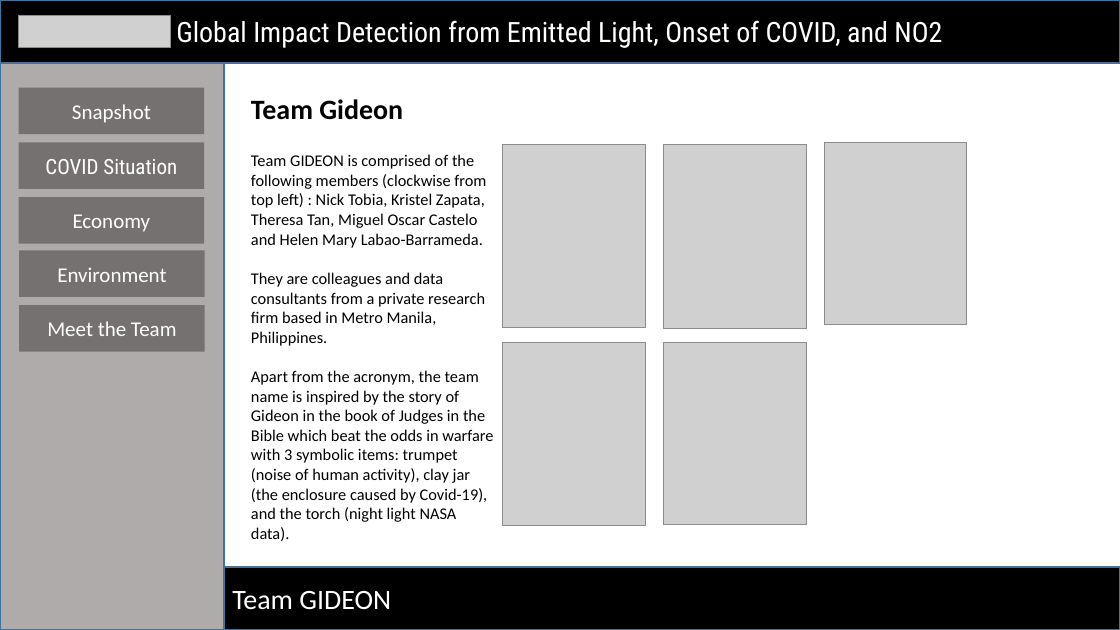
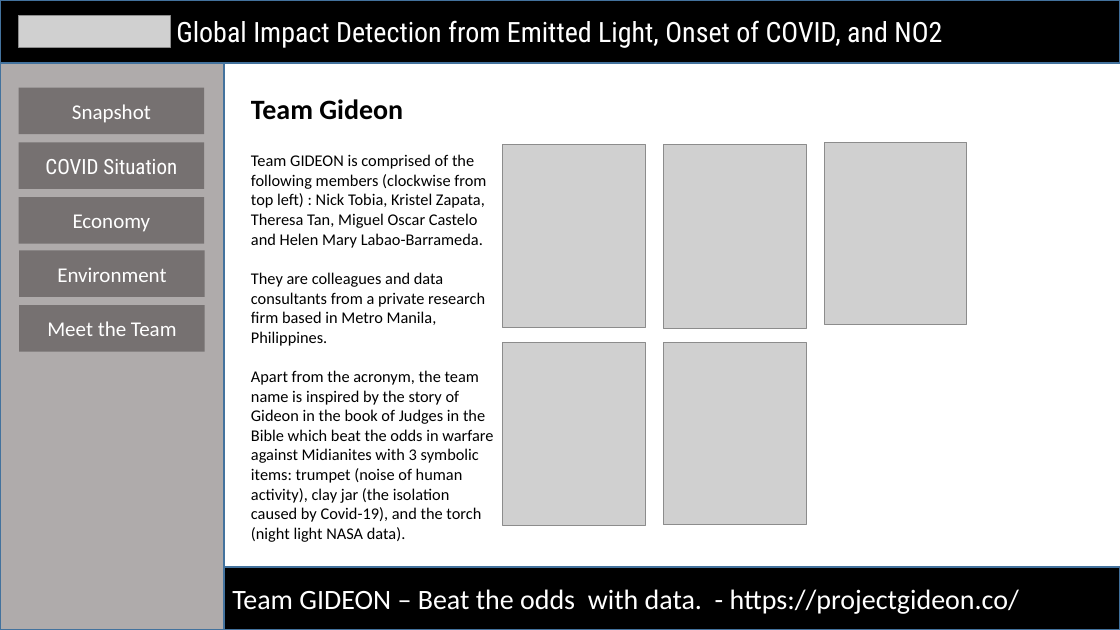
Before and after one commit to docligot/gqueers_space_apps, a slide deck: slide 5 of 5-slide-requirement_GIDEON.pptx. Drawn at 1120x630 pixels with LibreOffice and Linux fonts; fonts in the diff are those of the drawing; grey boxes stand for pictures. Boxes give left, top, right and bottom in pixels: in the first picture for what was removed or moved away, otherwise in the second. Text is boxed around its words. In the diff, an @@ line names an element or a change of style, - is before the commit and + after.

Commit message:
Edited footer of 5-slide for domain name

```diff
--- a/5-slide-requirement_GIDEON.pptx
+++ b/5-slide-requirement_GIDEON.pptx
@@ text at box(251, 370, 493, 542): text changed @@
-Apart from the acronym, the team name is inspired by the story of Gideon in the book of Judges in the Bible which beat the odds in warfare with 3 symbolic items: trumpet (noise of human activity), clay jar (the enclosure caused by Covid-19), and the torch (night light NASA data).
+Apart from the acronym, the team name is inspired by the story of Gideon in the book of Judges in the Bible which beat the odds in warfare against Midianites with 3 symbolic items: trumpet (noise of human activity), clay jar (the isolation caused by Covid-19), and the torch (night light NASA data).
@@ text in rectangle at box(232, 589, 1019, 614): text changed @@
-Team GIDEON
+Team GIDEON – Beat the odds with data. - https://projectgideon.co/
```
Also in this commit, not shown: 4 other slides changed.
